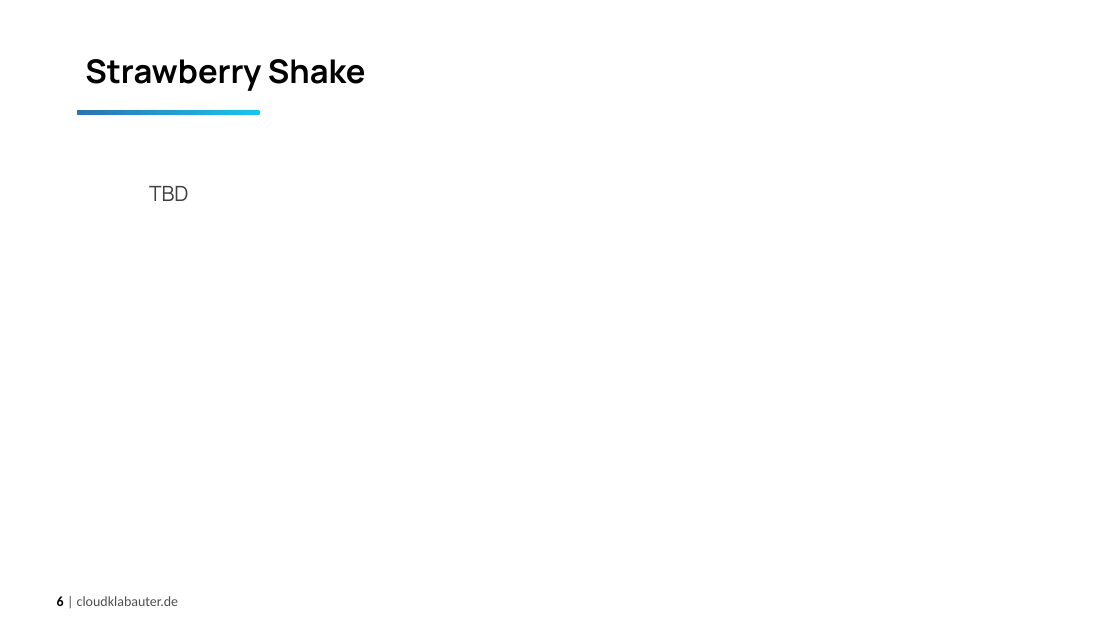
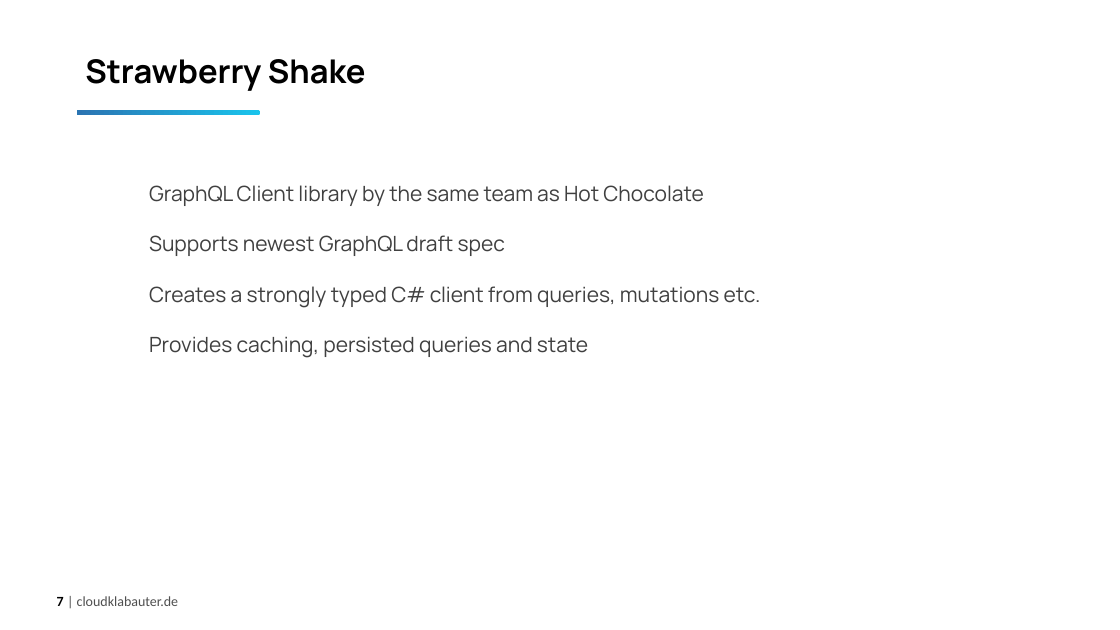
Before and after one commit to CloudKlabauter/HotChocolateWorkshop, a slide deck: slide 7 of slides/HotChocolate_Part_3.pptx (slide 6 before the commit). Drawn at 1120x630 pixels with LibreOffice and Linux fonts; fonts in the diff are those of the drawing; background and template pictures are left out. Boxes give left, top, right and bottom in pixels: in the first picture for what was removed or moved away, otherwise in the second. Text is boxed around its words. In the diff, an @@ line names an element or a change of style, - is before the commit and + after.

Commit message:
adds GraphQL Client slides

```diff
--- a/slides/HotChocolate_Part_3.pptx
+++ b/slides/HotChocolate_Part_3.pptx
@@ text at (149,185,761,358): text changed @@
-TBD
+GraphQL Client library by the same team as Hot Chocolate
+Supports newest GraphQL draft spec
+Creates a strongly typed C# client from queries, mutations etc.
+Provides caching, persisted queries and state
@@ page number at (57,596,179,606): text changed @@
-6 | cloudklabauter.de
+7 | cloudklabauter.de
```
Also in this commit, not shown: 1 other slide changed, 1 slide added.
